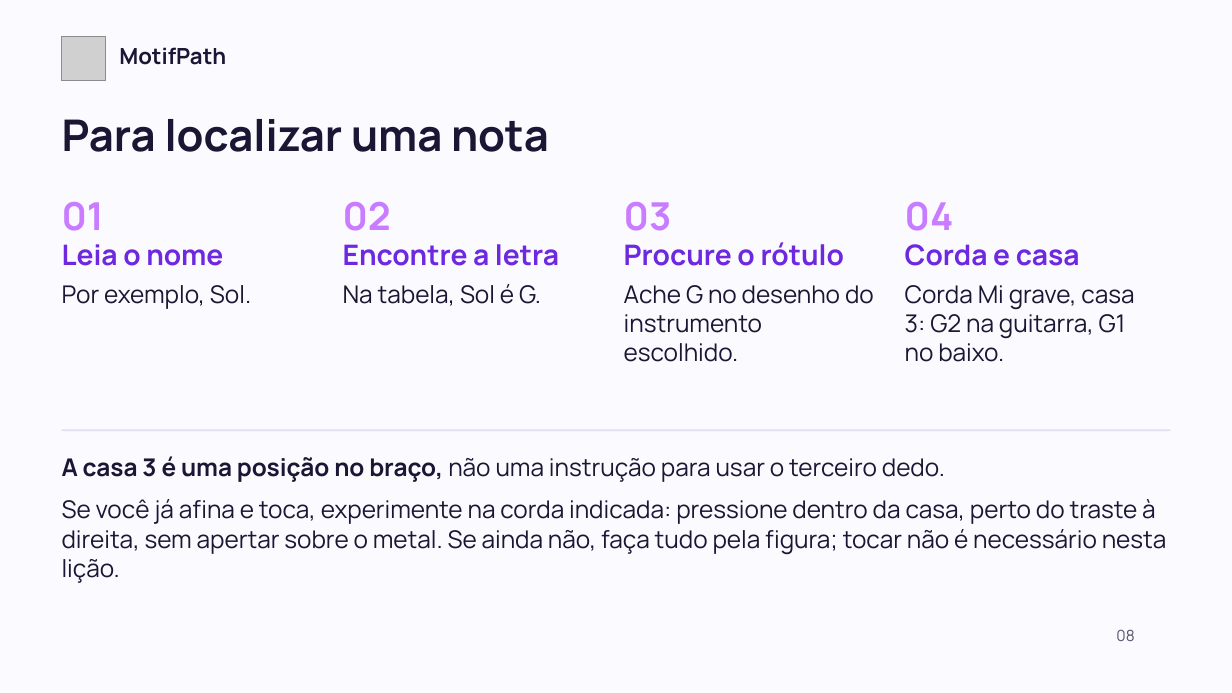
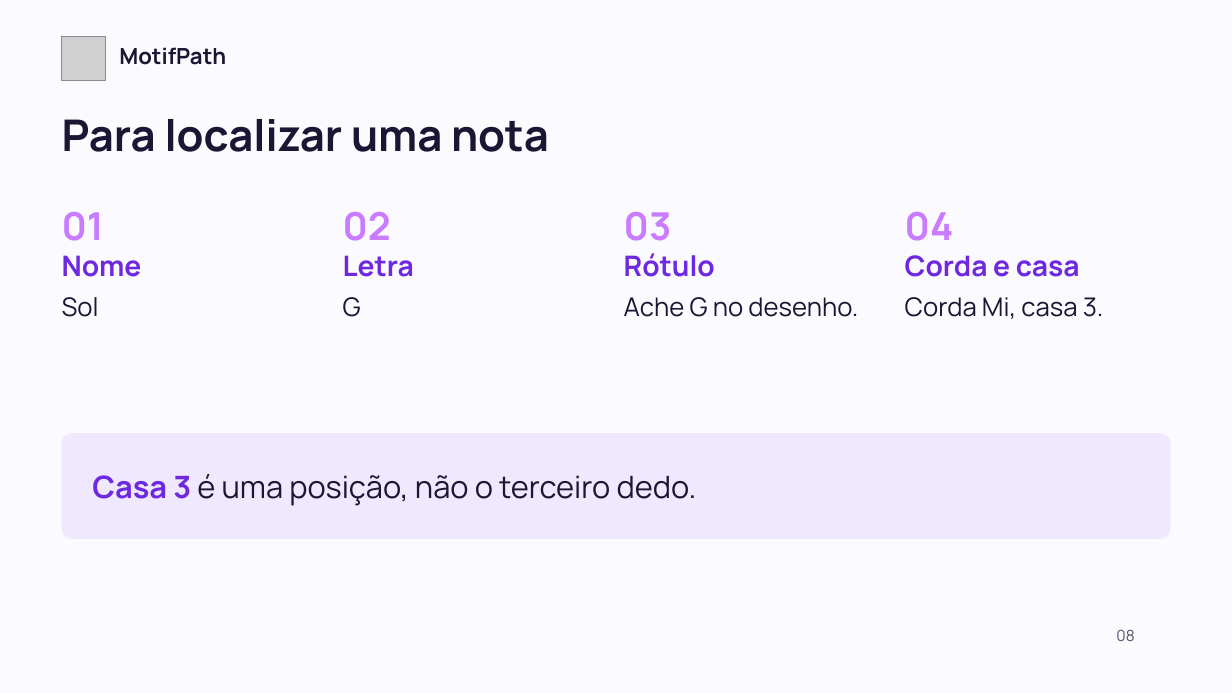
Before and after one commit to motifpath/motifpath-specs, a slide deck: slide 8 of curriculum/content/first-notes/slides/lesson-a.pt-BR.pptx. Drawn at 1232x693 pixels with LibreOffice and Linux fonts; fonts in the diff are those of the drawing; grey boxes stand for pictures. Boxes give left, top, right and bottom in pixels: in the first picture for what was removed or moved away, otherwise in the second. Text is boxed around its words. In the diff, an @@ line names an element or a change of style, - is before the commit and + after.

```diff
--- a/curriculum/content/first-notes/slides/lesson-a.pt-BR.pptx
+++ b/curriculum/content/first-notes/slides/lesson-a.pt-BR.pptx
@@ text at <box>62,255,142,277</box>: text changed @@
-Leia o nome
+Nome
@@ text at <box>343,255,414,277</box>: text changed @@
-Encontre a letra
+Letra
@@ text at <box>624,253,715,277</box>: text changed @@
-Procure o rótulo
+Rótulo
@@ 5 texts: place and size @@
-5 texts at <box>62,202,1080,266</box>
+5 texts at <box>62,212,1080,277</box>
@@ text at <box>62,297,99,317</box>: text changed; size 19 to 20 pt @@
-Por exemplo, Sol.
+Sol
@@ text at <box>343,297,361,317</box>: text changed; size 19 to 20 pt @@
-Na tabela, Sol é G.
+G
@@ text at <box>624,297,858,317</box>: text changed; size 19 to 20 pt @@
-Ache G no desenho do instrumento escolhido.
+Ache G no desenho.
@@ text at <box>905,297,1104,319</box>: text changed; size 19 to 20 pt @@
-Corda Mi grave, casa 3: G2 na guitarra, G1 no baixo.
+Corda Mi, casa 3.
@@ rounded rectangle: place and size @@
-rounded rectangle at <box>62,430,1171,432</box>
+rounded rectangle at <box>62,433,1171,540</box>
@@ rounded rectangle at <box>62,433,1171,540</box>: rectangle to rounded rectangle; fill #E4DEF3 to #EFE8FF @@
@@ text "Casa 3 é uma posição, ..." at <box>92,474,697,506</box>: vertical alignment top to middle @@
@@ text at <box>92,474,697,506</box>: text changed; size 19 to 24 pt @@
-A casa 3 é uma posição no braço, não uma instrução para usar o terceiro dedo.
-Se você já afina e toca, experimente na corda indicada: pressione dentro da casa, perto do traste à direita, sem apertar sobre o metal. Se ainda não, faça tudo pela figura; tocar não é necessário nesta lição.
+Casa 3 é uma posição, não o terceiro dedo.
```
Also in this commit, not shown: 9 other slides changed, 5 other files.
